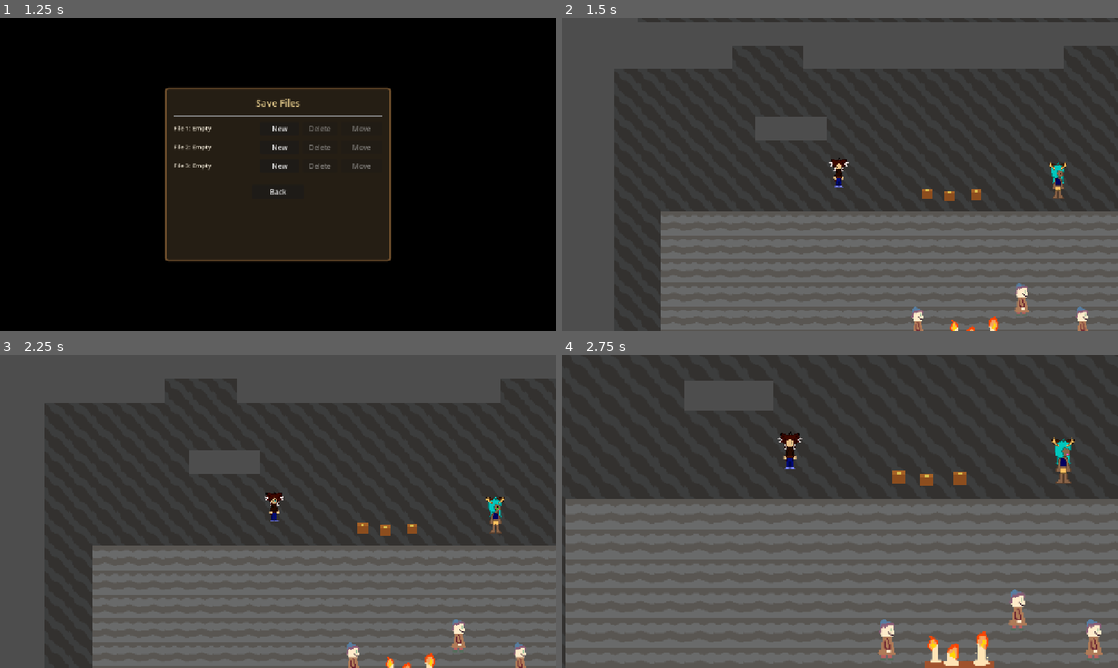
Above: before the commit, frames 1-4 (two rows, left to right).
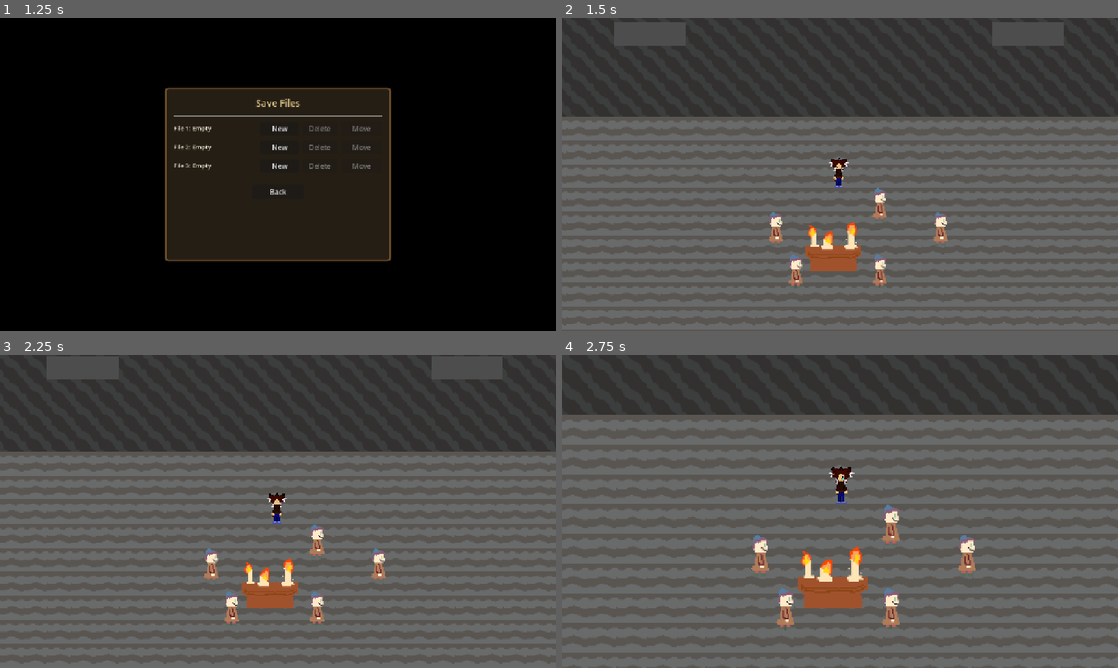
Above: after the commit, the same moments.

Repository: ki-krpto/Wood-Hollow-Academy
Game: Godot game, scene res://root.tscn
The game is run twice, just before and just after one commit, with the same random seed, the same clock (stepped at 60 frames per second) and the same inputs.
Inputs:
- Up to frame 1 (1.25 s): click "Start" at 0.5 s
- Up to frame 2 (1.5 s): click "New" at 1.25 s
- Up to frame 3 (2.25 s): tap Enter at 2 s; hold D (right) from 2.03 s (still down); tap E (interact) at 2.1 s
- Up to frame 4 (2.75 s): keep holding D (right)

Frame 1 is identical in both runs. In frame 2, 43% of the frame differs, in the area x 0-100%, y 0-100%; in frame 3, 43%; in frame 4, 33%.

Commit message:
move objects

Diff:
--- a/assets/maps/main/Map.tscn
+++ b/assets/maps/main/Map.tscn
@@ -42,7 +42,7 @@
 [node name="Layer_tile_s0_3_0" parent="." unique_id=634100281 instance=ExtResource("layer_15_id")]
 
 [node name="Player" parent="." unique_id=1721419700 instance=ExtResource("player_id")]
-position = Vector2(264, 3193)
+position = Vector2(433, 3312)
 
 [node name="StaticBody2D" type="StaticBody2D" parent="." unique_id=1068578122]
 position = Vector2(311, 1498)
@@ -62,7 +62,7 @@
 position = Vector2(-19, 1201)
 
 [node name="Vivi (SB)" type="StaticBody2D" parent="Entities" unique_id=1777594368]
-position = Vector2(616, 1744)
+position = Vector2(116, 2192)
 script = ExtResource("npc_id")
 dialogue_text = "Hello! |How is your day? |Glad to hear that! |Make sure to slay that monster!"
 
@@ -151,7 +151,7 @@
 texture = ExtResource("villager_tex")
 
 [node name="Pollutabloom (SB)" type="StaticBody2D" parent="Entities" unique_id=519602950]
-position = Vector2(1133, 1970)
+position = Vector2(868, 1036)
 script = ExtResource("enemy_spawner_id")
 
 [node name="CollisionShape2D" type="CollisionShape2D" parent="Entities/Pollutabloom (SB)" unique_id=1783506585]
@@ -163,18 +163,38 @@
 scale = Vector2(0.03000002, 0.029166667)
 texture = ExtResource("pollutabloom_tex")
 
-[node name="Potion Chest (SB)" type="StaticBody2D" parent="Entities" unique_id=1758509867]
-position = Vector2(436, 1743)
+[node name="Potion Chest (SB)3" type="StaticBody2D" parent="Entities" unique_id=1884194246]
+position = Vector2(1872, 1220)
 script = ExtResource("chest_id")
 item_name = "Basic Health Potion"
 item_count = 5
 
+[node name="CollisionShape2D" type="CollisionShape2D" parent="Entities/Potion Chest (SB)3" unique_id=1264966790]
+position = Vector2(-2, 1)
+shape = SubResource("RectangleShape2D_chest_col")
+
+[node name="Potion Chest (SB)2" type="StaticBody2D" parent="Entities" unique_id=1649657893]
+position = Vector2(1251, 1219)
+script = ExtResource("chest_id")
+item_name = "Basic Health Potion"
+item_count = 5
+
+[node name="CollisionShape2D" type="CollisionShape2D" parent="Entities/Potion Chest (SB)2" unique_id=1352389346]
+position = Vector2(-2, 1)
+shape = SubResource("RectangleShape2D_chest_col")
+
+[node name="Potion Chest (SB)" type="StaticBody2D" parent="Entities" unique_id=1758509867]
+position = Vector2(1428, -985)
+script = ExtResource("chest_id")
+item_name = "Basic Health Potion"
+item_count = 5
+
 [node name="CollisionShape2D" type="CollisionShape2D" parent="Entities/Potion Chest (SB)" unique_id=1388353018]
 position = Vector2(-2, 1)
 shape = SubResource("RectangleShape2D_chest_col")
 
 [node name="Jolt Chest (SB)" type="StaticBody2D" parent="Entities" unique_id=319061261]
-position = Vector2(502, 1744)
+position = Vector2(1497, 919)
 script = ExtResource("chest_id")
 item_name = "Jolt Flask"
 
@@ -183,7 +203,7 @@
 shape = SubResource("RectangleShape2D_chest_col")
 
 [node name="Caffeiene Chest (SB)" type="StaticBody2D" parent="Entities" unique_id=946943564]
-position = Vector2(466, 1746)
+position = Vector2(1574, 1223)
 script = ExtResource("chest_id")
 item_name = "Caffeiene Capsule"
 
@@ -192,7 +212,7 @@
 shape = SubResource("RectangleShape2D_chest_col")
 
 [node name="Ryan Gosling (SB)" type="StaticBody2D" parent="Entities" unique_id=570882598]
-position = Vector2(943, 2093)
+position = Vector2(-266, 1870)
 script = ExtResource("enemy_spawner_id")
 enemy_id = "Ryan Gosling"
 
@@ -209,7 +229,7 @@
 metadata/_edit_use_anchors_ = true
 
 [node name="Cave Spider (SB)" type="StaticBody2D" parent="Entities" unique_id=438897187]
-position = Vector2(945, 1966)
+position = Vector2(1586, 1795)
 script = ExtResource("enemy_spawner_id")
 enemy_id = "Cave Spider"
 
@@ -223,7 +243,7 @@
 texture = ExtResource("10_o6gis")
 
 [node name="Limestone Golem (SB)" type="StaticBody2D" parent="Entities" unique_id=249854796]
-position = Vector2(1043, 1972)
+position = Vector2(-781, 2066)
 script = ExtResource("enemy_spawner_id")
 enemy_id = "Limestone Golem"
 
